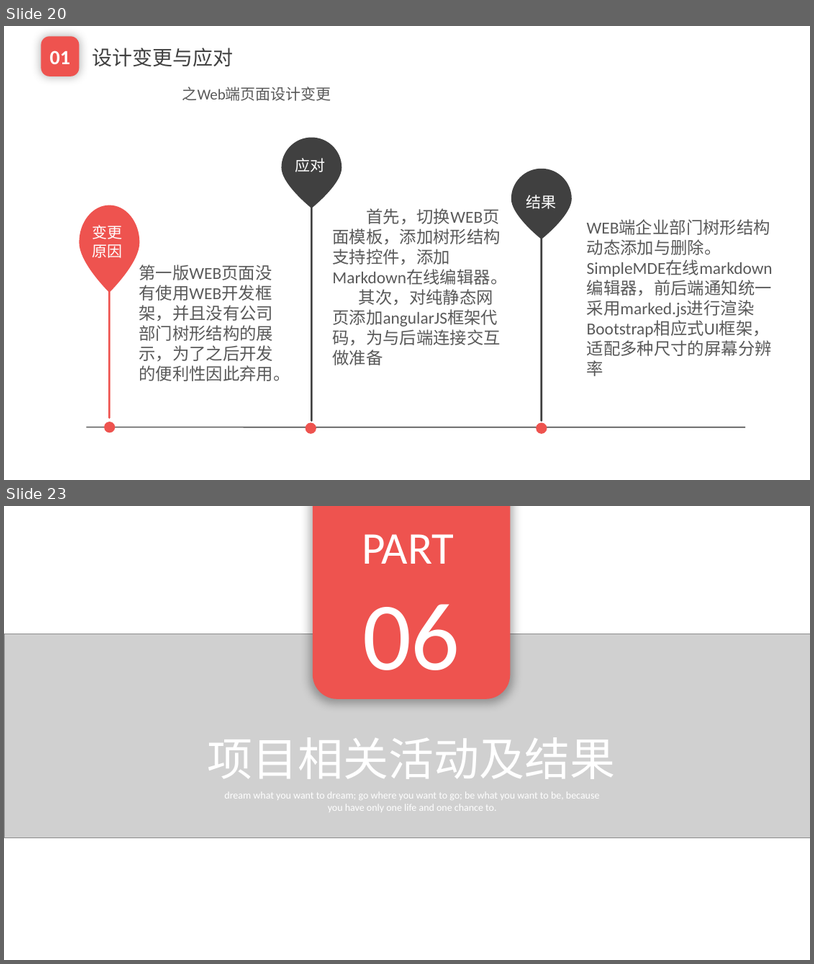
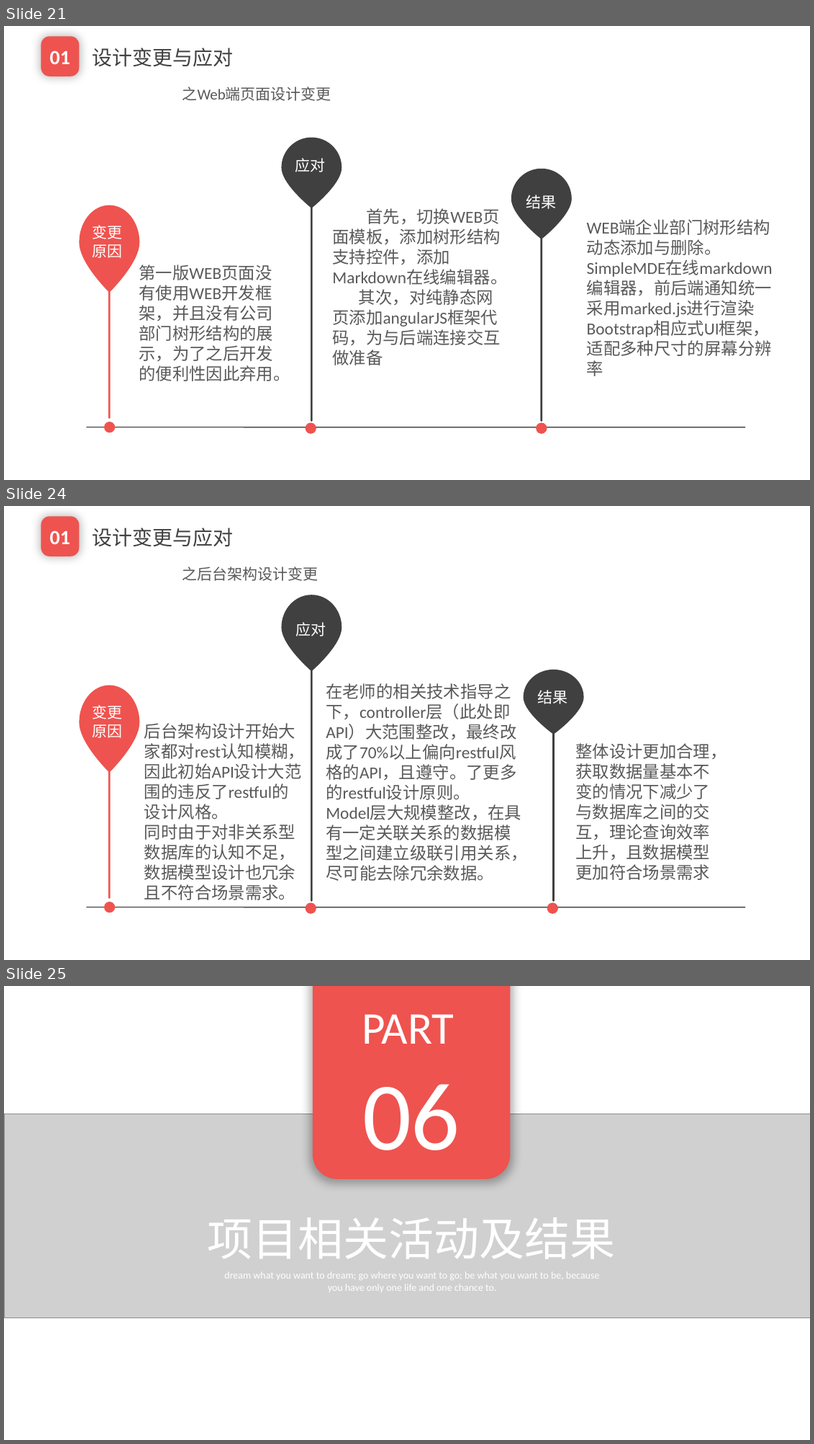
Before and after one commit to EnInternalChat/se2017, a slide deck: doc/3B报告.pptx. Shown one above the other, each under a label of ours: slides 20 and 23 before the commit, slides 21, 24 and 25 after it; the slides between them are not shown. The pictures are 814x964 and 814x1444 pixels, drawn with LibreOffice and Linux fonts; fonts in the diff are those of the drawing; grey boxes stand for pictures; background and template pictures are left out. Boxes give left, top, right and bottom in pixels: in the first picture for what was removed or moved away, otherwise in the second. Text is boxed around its words. In the diff, an @@ line names an element or a change of style, - is before the commit and + after.

```diff
--- a/doc/3B报告.pptx
+++ b/doc/3B报告.pptx
@@ slide 24 added at [4,506,810,960], background #FFFFFF @@
@@ rounded rectangle added at [41,516,79,556], fill #EE534F, 24 pt, text #FFFFFF, bold @@
+01
@@ text added at [93,528,234,547], 24 pt, text #404040 @@
+设计变更与应对
@@ text added at [183,566,319,581], 18 pt, text #595959 @@
+之后台架构设计变更
@@ freeform shape added at [282,595,342,901], fill #404040 @@
@@ text added at [296,622,326,636], 18 pt, text #FFFFFF @@
+应对
@@ freeform shape added at [524,669,584,901], fill #404040 @@
@@ freeform shape added at [79,685,139,898], fill #EE534F @@
@@ text added at [326,683,528,880], 20 pt, text #595959 @@
+在老师的相关技术指导之下，controller层（此处即API）大范围整改，最终改成了70%以上偏向restful风格的API，且遵守。了更多的restful设计原则。
+Model层大规模整改，在具有一定关联关系的数据模型之间建立级联引用关系，尽可能去除冗余数据。
@@ text added at [538,690,568,704], 18 pt, text #FFFFFF @@
+结果
@@ text added at [93,705,123,738], 18 pt, text #FFFFFF @@
+变更原因
@@ text added at [144,723,305,900], 20 pt, text #595959 @@
+后台架构设计开始大家都对rest认知模糊，因此初始API设计大范围的违反了restful的设计风格。
+同时由于对非关系型数据库的认知不足，数据模型设计也冗余且不符合场景需求。
@@ text added at [576,743,727,880], 20 pt, text #595959 @@
+整体设计更加合理，获取数据量基本不变的情况下减少了与数据库之间的交互，理论查询效率上升，且数据模型更加符合场景需求
@@ line added from (86, 907) to (746, 907), #595959 1.38 pt @@
@@ ellipse added at [104,901,116,913], fill #EE534F @@
@@ ellipse added at [108,905,112,909], fill #EE534F @@
@@ ellipse added at [305,902,316,913], fill #EE534F @@
@@ ellipse added at [309,906,313,910], fill #EE534F @@
@@ ellipse added at [548,902,558,913], fill #EE534F @@
@@ ellipse added at [551,906,555,910], fill #EE534F @@
@@ what was slide 20 is now slide 21 @@
@@ what was slide 23 is now slide 25 @@
```
Also in this commit, not shown: 7 slides changed, 2 other slides added, 3 other files.
